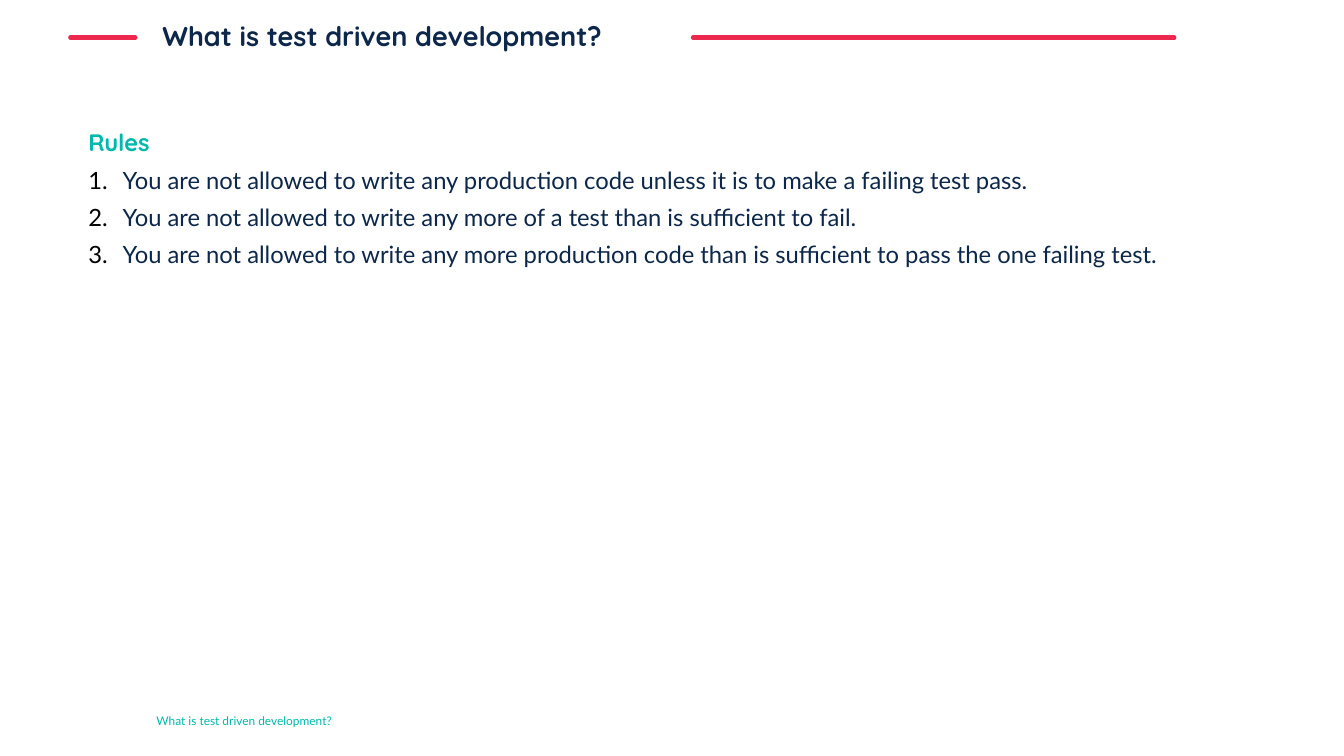
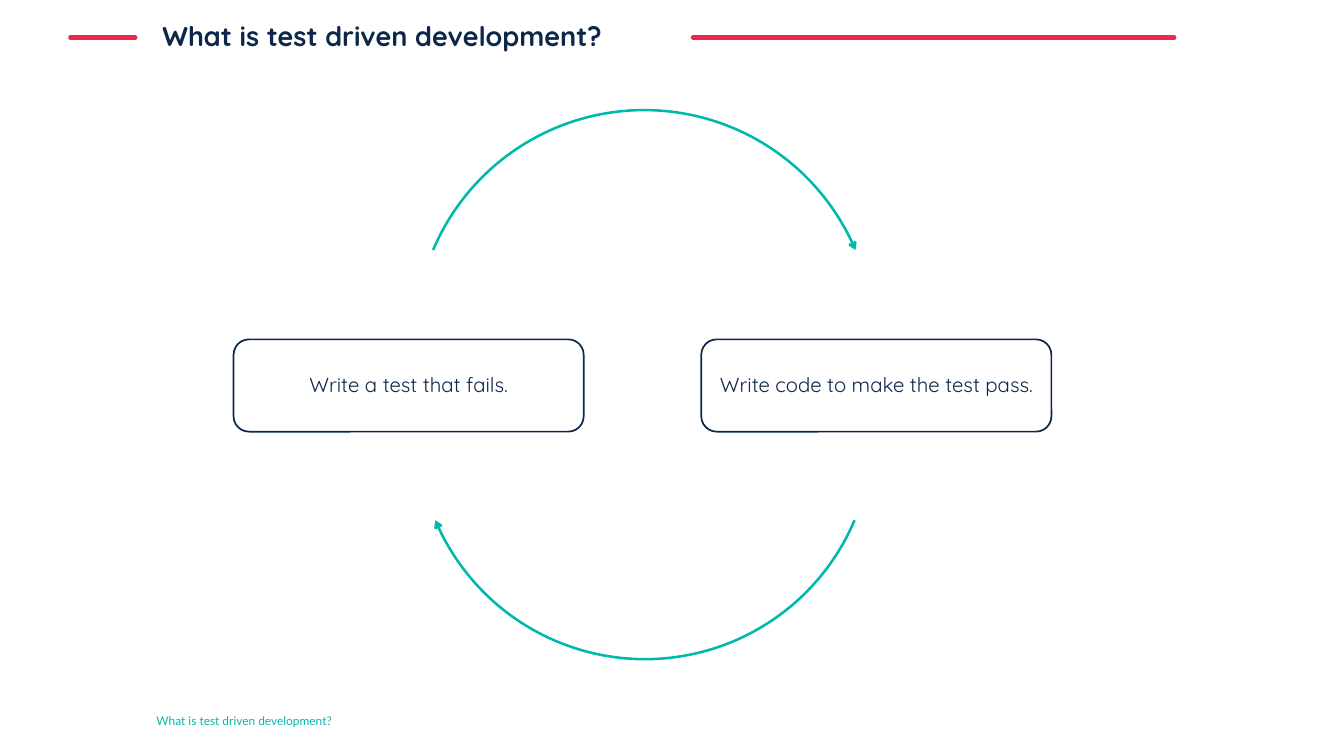
Before and after one commit to jasperderikx-bdr/testing_for_ds_day_2, a slide deck: slide 16 of data/notes/slides_day_2.pptx. Drawn at 1344x756 pixels with LibreOffice and Linux fonts; fonts in the diff are those of the drawing; background and template pictures are left out. Boxes give left, top, right and bottom in pixels: in the first picture for what was removed or moved away, otherwise in the second. Text is boxed around its words. In the diff, an @@ line names an element or a change of style, - is before the commit and + after.

```diff
--- a/data/notes/slides_day_2.pptx
+++ b/data/notes/slides_day_2.pptx
@@ text removed at <box>88,133,1156,268</box> @@
-  Rules
-  1. You are not allowed to write any production code unless it is to make a failing test pass.
-  2. You are not allowed to write any more of a test than is sufficient to fail.
-  3. You are not allowed to write any more production code than is sufficient to pass the one failing test.
@@ group added at <box>233,110,1051,659</box>: 2 rounded rectangles, 2 texts, 2 freeform shapes @@
+Write a test that fails.
+Write code to make the test pass.
```
Also in this commit, not shown: 1 slide added, 1 other file.
